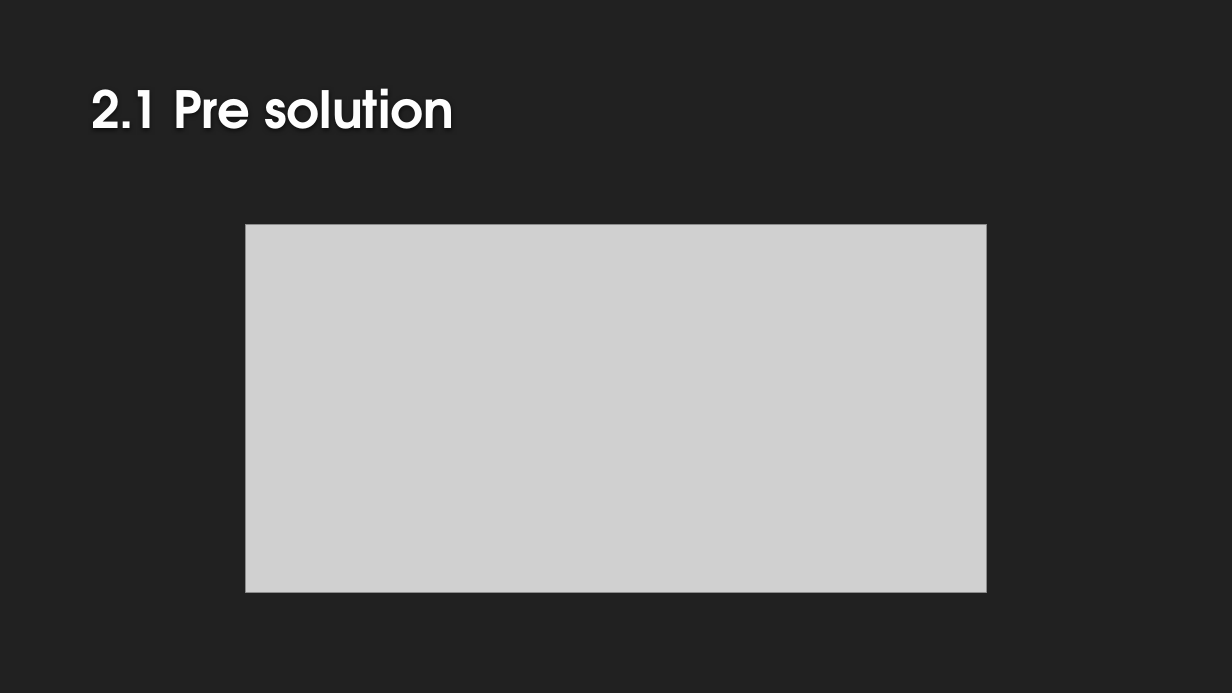
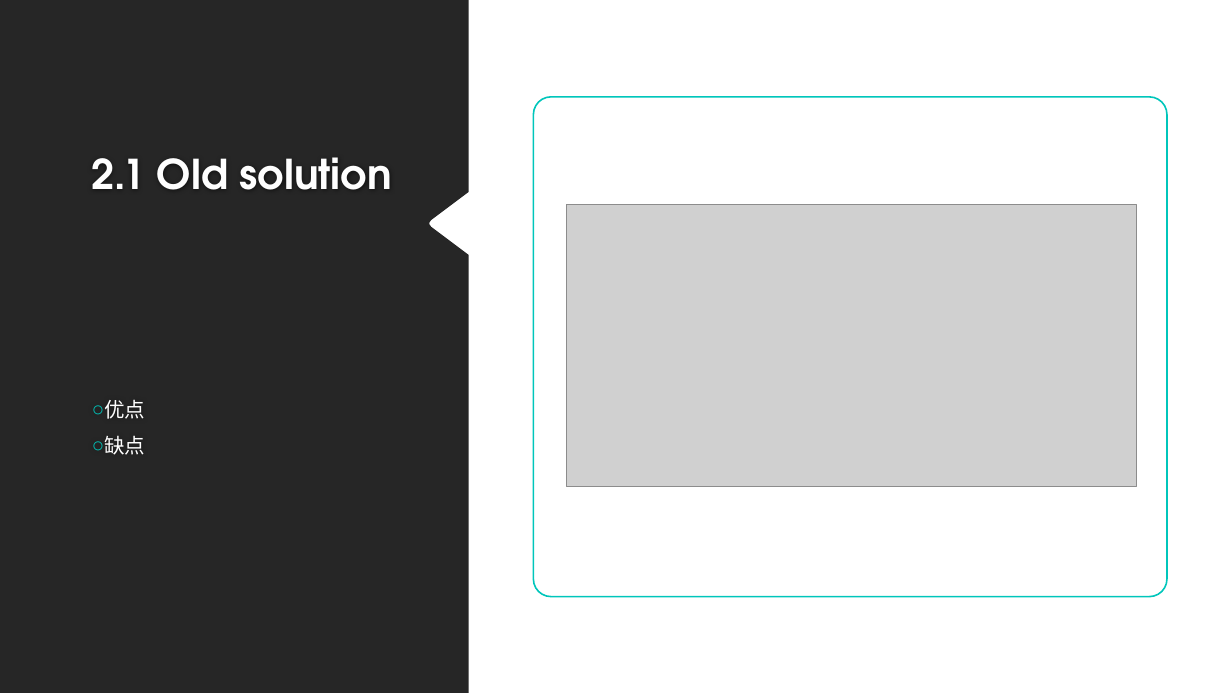
Before and after one commit to langxing6/server_i18n, a slide deck: slide 5 of server i18n.pptx. Drawn at 1232x693 pixels with LibreOffice and Linux fonts; fonts in the diff are those of the drawing; grey boxes stand for pictures; background and template pictures are left out. Boxes give left, top, right and bottom in pixels: in the first picture for what was removed or moved away, otherwise in the second. Text is boxed around its words. In the diff, an @@ line names an element or a change of style, - is before the commit and + after.

```diff
--- a/server i18n.pptx
+++ b/server i18n.pptx
@@ background #212121 to #FFFFFF @@
@@ freeform shape added at box(0, 0, 469, 693), fill #262626 @@
@@ rounded rectangle added at box(533, 97, 1167, 597), fill #FFFFFF, outline #00C6BB 1.25 pt @@
@@ title at box(91, 157, 392, 190): text changed; size 40 to 32 pt @@
-2.1 Pre solution
+2.1 Old solution
@@ picture: place and size @@
-picture at box(245, 225, 987, 592)
+picture at box(567, 205, 1137, 487)
@@ text added at box(104, 399, 145, 455), 16 pt, text #FFFFFF @@
+○ 优点
+○ 缺点
```
Also in this commit, not shown: 3 other slides changed.
